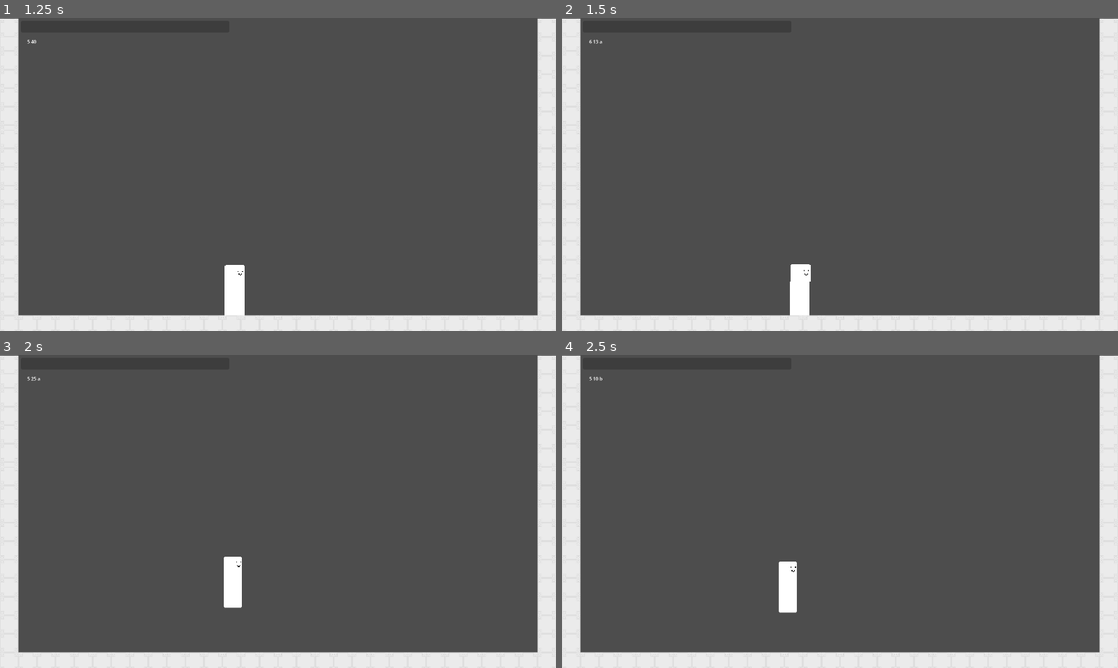
Above: before the commit, frames 1-4 (two rows, left to right).
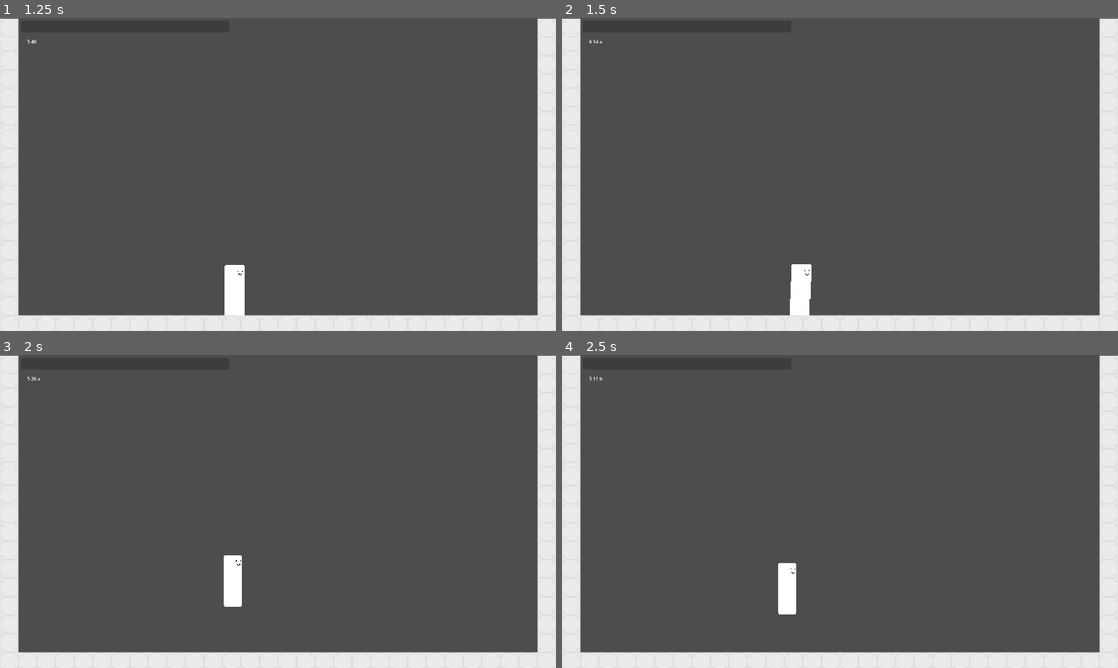
Above: after the commit, the same moments.

Repository: Mysteria0/To-Be-Name-Fighting-Game
Game: Godot game, scene res://menu.tscn
Same seed, same stepped clock (60 frames per second), same inputs: the game is played once before the commit and once after it.
Inputs:
- Up to frame 1 (1.25 s): click "Start" at 0.5 s
- Up to frame 2 (1.5 s): tap Enter at 1.25 s; hold D (move_right) from 1.28 s (still down); tap U (action_a) at 1.35 s
- Up to frame 3 (2 s): keep holding D (move_right); tap Q (move_leftup) at 1.52 s
- Up to frame 4 (2.5 s): keep holding D (move_right); tap I (action_b) at 2.1 s; tap Q (move_leftup) at 2.27 s

Frame 1 is identical in both runs. In frame 2, less than 0.1% of the frame differs, in the area x 6-45%, y 6-90%; in frame 3, less than 0.1%; in frame 4, less than 0.1%, in the area x 6-43%, y 6-83%.

Commit message:
Fixed previous commits bug

Diff:
--- a/Scripts/Input Reader/input_reader.gd
+++ b/Scripts/Input Reader/input_reader.gd
@@ -21,8 +21,8 @@
 var normals : Array
 
 var parent
-
 func _ready() -> void:
+	Input.set_use_accumulated_input(false)
 	for i in SpecialsList:
 		specials.append(i)
 	for i in NormalsList:
@@ -46,7 +46,7 @@
 		if Input.is_action_just_released(ConvertNumToaction(currentMotionInput)):
 				holdtime = 1
 				currentMotionInput = 5
-				MovementInput.emit(5)
+				MovementInput.emit(currentMotionInput)
 		if currentMotionInput != 5:
 			if Input.is_action_pressed(ConvertNumToaction(currentMotionInput)):
 				holdtime += 1
@@ -54,6 +54,7 @@
 				RecentMotionInputs[-1][1] = holdtime
 		else:
 			holdtime += 1
+			MovementInput.emit(currentMotionInput)
 
 func handle_AttackInputs() -> void:
 	if Input.is_action_just_released(currentAttackInput):
--- a/Scripts/State Machine/Tsurugi States/tsurugi_crouching.gd
+++ b/Scripts/State Machine/Tsurugi States/tsurugi_crouching.gd
@@ -9,9 +9,12 @@
 	super()
 	parent.velocity.x = 0
 
-func process_input(_event: InputEvent) -> State:
-	if Input.is_action_just_pressed('move_up') and !Input.is_action_pressed('move_down') and parent.is_on_floor():
-		return jump_state
+func process_physics(delta: float) -> State:
+	if StateMachine.Current_Motion != 8 and StateMachine.Current_Motion != 9 and StateMachine.Current_Motion != 7:
+		%MovementCode.Move_Character(StateMachine.Current_Motion,delta)
+	return null
+
+func process_frame(delta: float) -> State:
 	if StateMachine.Current_Motion == 5:
 		return idle_state
 	return null
--- a/Scripts/State Machine/Tsurugi States/tsurugi_moving.gd
+++ b/Scripts/State Machine/Tsurugi States/tsurugi_moving.gd
@@ -14,11 +14,14 @@
 		return jump_state
 	if StateMachine.Current_Motion == 2:
 		return crouching_state
-	if StateMachine.Current_Motion == 5:
-		return idle_state
 	return null
 
 func process_physics(delta: float) -> State:
 	if StateMachine.Current_Motion != 8 and StateMachine.Current_Motion != 9 and StateMachine.Current_Motion != 7:
 		%MovementCode.Move_Character(StateMachine.Current_Motion,delta)
 	return null
+
+func process_frame(delta: float) -> State:
+	if StateMachine.Current_Motion == 5:
+		return idle_state
+	return null
